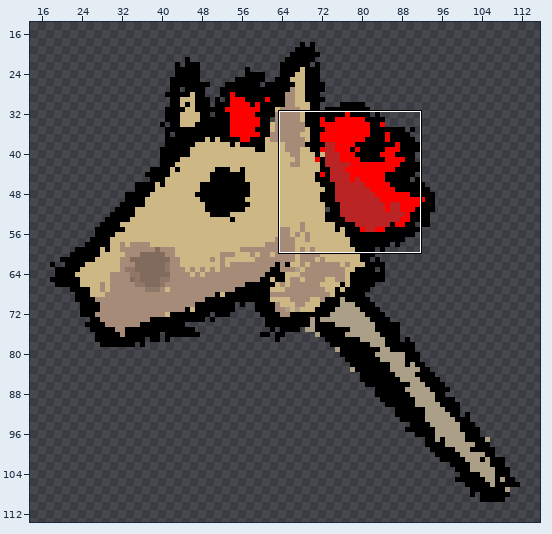
Edited in one commit: sprite sheet (scenes/entities/Rig2D/chavalier/cheval.png). The picture above shows the old version from afar; the outline marks the close-up.
Close-up. The starting point:
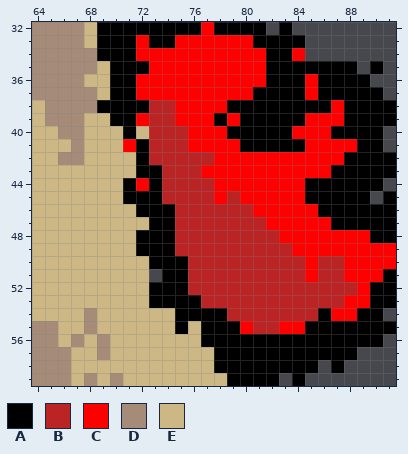
The file is 161x150 pixels. Shown: x 64..91, y 32..59. The wide view leaves out empty margins.
Palette (. is transparent): A #000000  B #ba2424  C #ff0000  D #a58b78  E #ccb785
Pixels before, first column x 64:
32 DDDDEAAAAAAAACAAAA.A........
33 DDDDEAAACAACCCCCCAAAA.......
34 DDDDDAAACCCCCCCCCCAAC.......
35 DDDDDEAAACCCCCCCCCAAAAAAA.A.
36 DDDDEEAACCCCCCCCCCAAACAAAA..
37 DDDDDEAACCCCCCCCCAAAACAAAAA.
38 EDDDDAAAABBCCCCAAAAAAAACAAAA
39 EDDDEEAACBBCCCACAAAAACCCAAAA
40 EEDDEEEAEBBBCCCAAAAACCCAAAA.
41 EEEDEEECABBBCCCCAAAAACCCCAA.
42 EEDDEEEEABBBBBCCCCCCCCCCAAAA
43 EEEEEEEEAABBBCCCCCCCCCCAAAAA
44 EEEEEEEACABBBBCCCCCCCAAAAAA.
45 EEEEEEEAAABBBBCBCCCCCAAAAA.A
46 EEEEEEEEAAABBBBBBCCCCCAAAAAA
47 EEEEEEEEEAABBBBBBBCCCCCAAAAA
48 EEEEEEEEAAABBBBBBBBCCCCCCCAA
49 EEEEEEEEAAABBBBBBBBBCCCCCCCC
50 EEEEEEEEEAAABBBBBBBBBCBBCCCC
51 EEEEEEEEE.AABBBBBBBBBCBBCCCA
52 EEEEEEEEEAAABBBBBBBBBBBBBCAA
53 EEEEEEEEEAAAABBBBBBBBBBBCCAA
54 EEEEDEEEEEEAAAABBBBBBBACCAA.
55 DDEEDEEEEEEAEAAACBBCCAAAAAAA
56 DDEDEDEEEEEEEAAAAAAAAAAAAAA.
57 DDDEEDEEEEEEEEAAAAAAAAAAA...
58 DDDEEEEEEEEEEEAAAAAAAA.A....
59 DDDEDEDEEEEEEEEAAAA.A.......
After the commit:
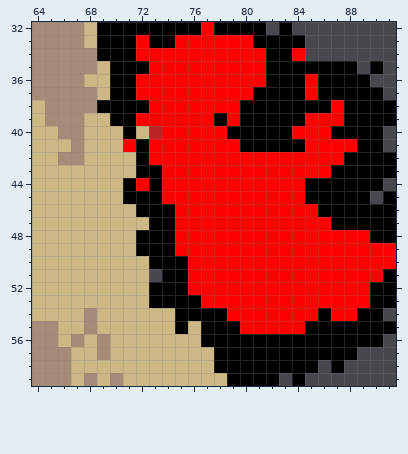
Diff:
Changed rows in their new state; - is an unchanged pixel.
first column x 73:
38 CC----C---------
39 CC--------------
40 -CC-------------
41 CCC-------------
42 CCCCC-----------
43 -CCC------------
44 -CCCC-----------
45 -CCCC-C---------
46 --CCCCCC--------
47 --CCCCCCC-------
48 --CCCCCCCC------
49 --CCCCCCCCC-----
50 ---CCCCCCCCC-CC-
51 ---CCCCCCCCC-CC-
52 ---CCCCCCCCCCCCC
53 ----CCCCCCCCCCC-
54 ------CCCCCCC---
55 --------CC------
Boxes around the changes in both close-ups, in picture pixels (x1, y1, x2, y2):
changed: (149, 100, 357, 334)
